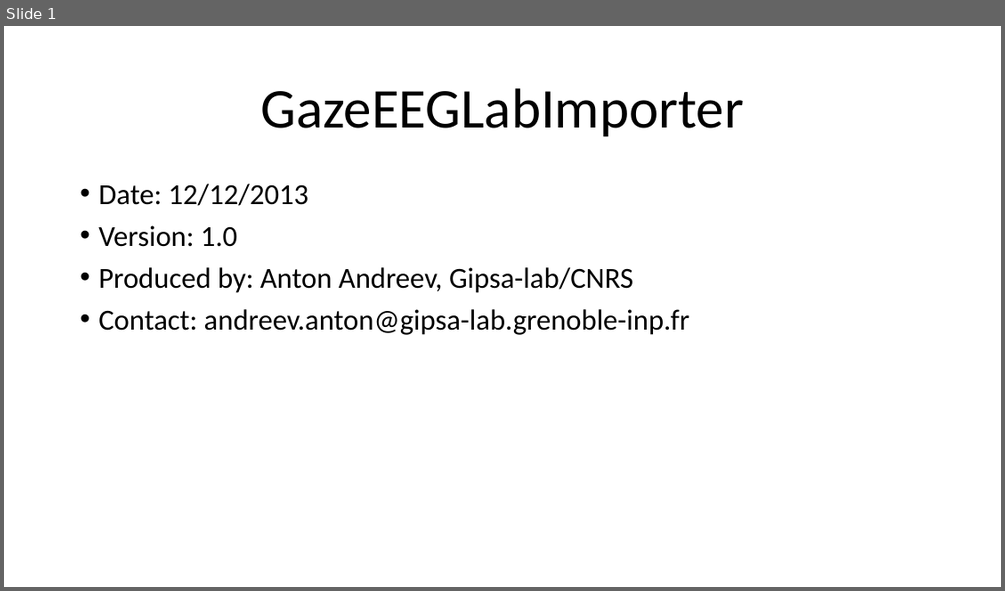
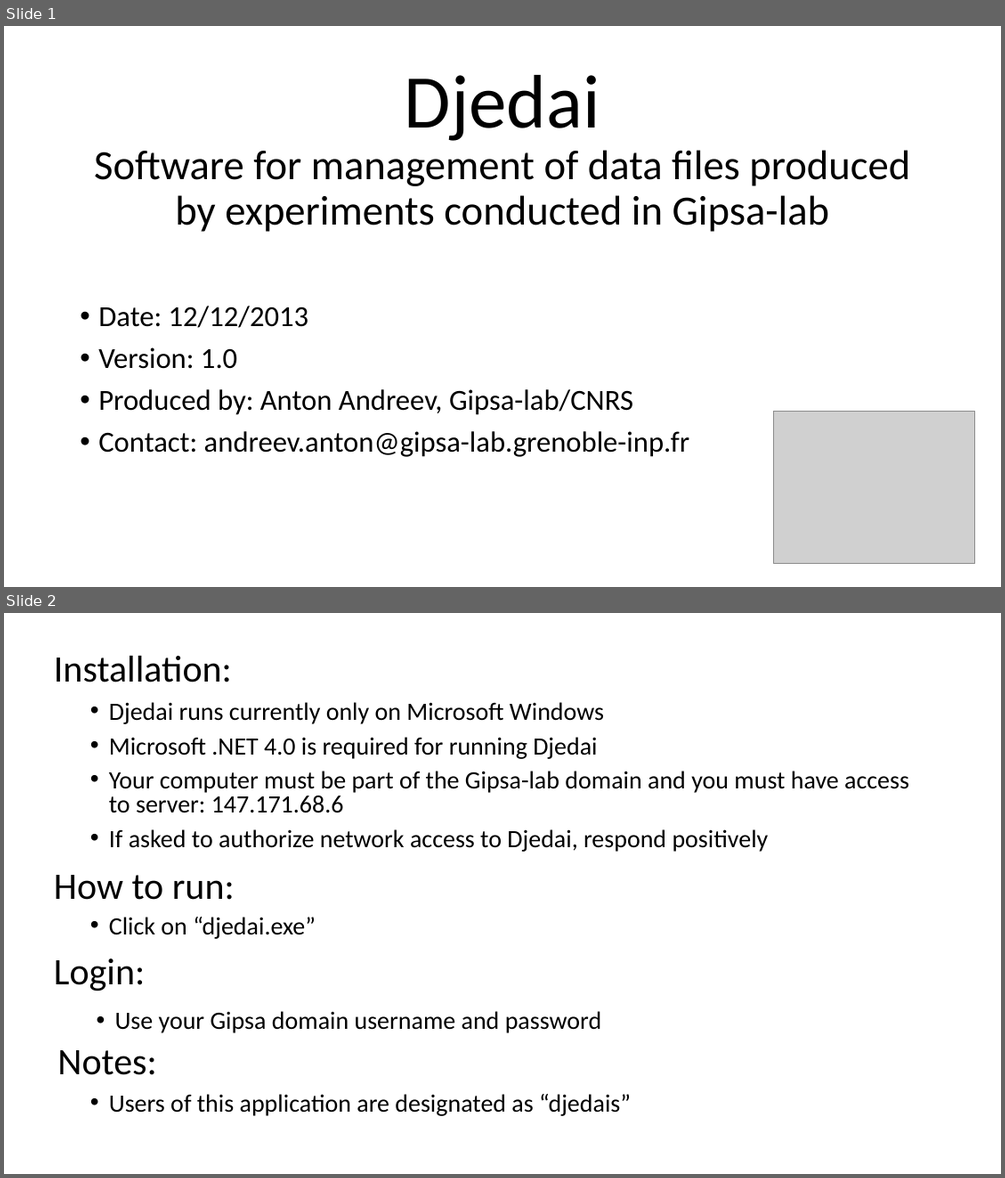
Before and after one commit to sssandyad/adastra, a slide deck: src_ebd_tool/docs/Help_djedai.pptx. Shown one above the other, each under a label of ours: slide 1 before the commit, slides 1 and 2 after it. The pictures are 1005x591 and 1005x1178 pixels, drawn with LibreOffice and Linux fonts; fonts in the diff are those of the drawing; grey boxes stand for pictures. Boxes give left, top, right and bottom in pixels: in the first picture for what was removed or moved away, otherwise in the second. Text is boxed around its words. In the diff, an @@ line names an element or a change of style, - is before the commit and + after.

```diff
--- a/src_ebd_tool/docs/Help_djedai.pptx
+++ b/src_ebd_tool/docs/Help_djedai.pptx
@@ slide 2 added at [4, 613, 1001, 1174], background #FFFFFF @@
@@ text added at [54, 656, 232, 682], 36 pt, text #000000 @@
+Installation:
@@ text added at [109, 702, 909, 852], 24 pt, text #000000 @@
+• Djedai runs currently only on Microsoft Windows
+• Microsoft .NET 4.0 is required for running Djedai
+• Your computer must be part of the Gipsa-lab domain and you must have access to server: 147.171.68.6
+• If asked to authorize network access to Djedai, respond positively
@@ text added at [54, 875, 235, 900], 36 pt, text #000000 @@
+How to run:
@@ text added at [109, 916, 316, 939], 24 pt, text #000000 @@
+• Click on “djedai.exe”
@@ text added at [54, 958, 145, 991], 36 pt, text #000000 @@
+Login:
@@ text added at [115, 1011, 601, 1033], 24 pt, text #000000 @@
+• Use your Gipsa domain username and password
@@ text added at [57, 1050, 156, 1075], 36 pt, text #000000 @@
+Notes:
@@ text added at [109, 1094, 631, 1116], 24 pt, text #000000 @@
+• Users of this application are designated as “djedais”
@@ slide 1 changed as well @@
@@ title at [94, 75, 910, 232]: text changed; size 54 to 40 pt @@
-GazeEEGLabImporter
+Djedai
+Software for management of data files produced by experiments conducted in Gipsa-lab
@@ text "Date: 12/12/2013": place and size @@
-text "Date: 12/12/2013" at [98, 184, 689, 335]
+text "Date: 12/12/2013" at [98, 305, 689, 457]
@@ picture added at [774, 411, 975, 563] @@
```
Also in this commit, not shown: 4 other slides added, 4 slides removed.
